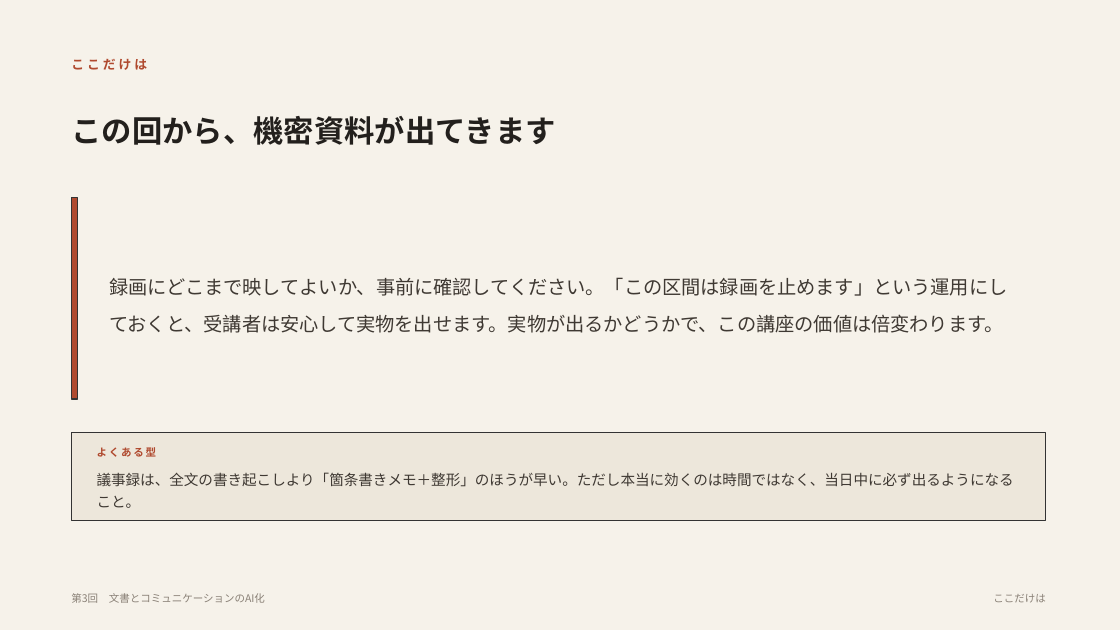
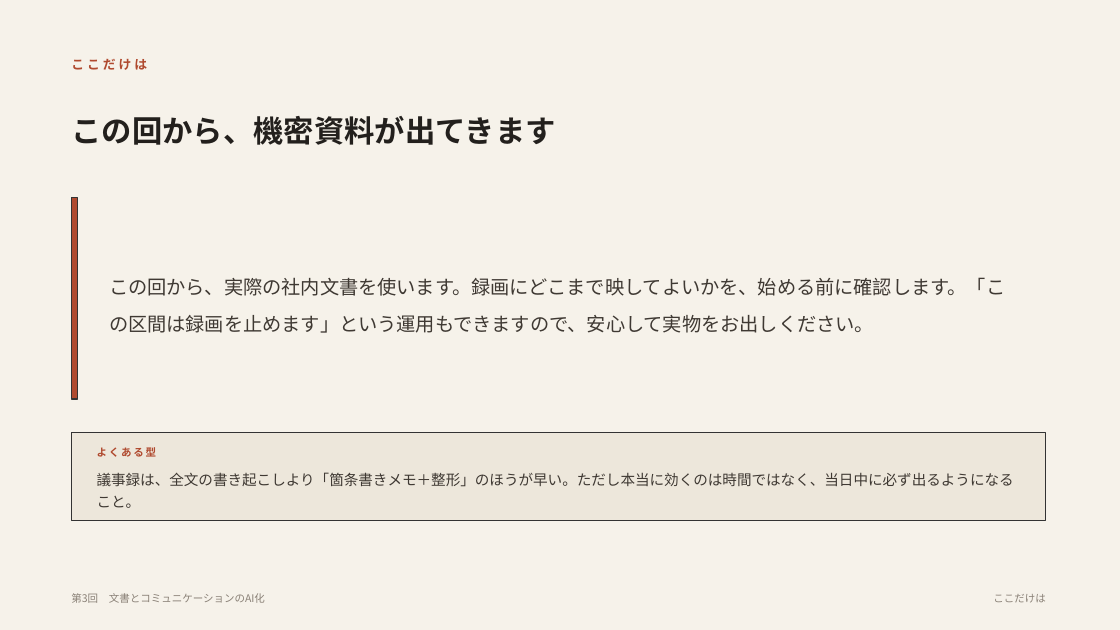
Before and after one commit to yusuke-aoki-bit/founders-ai-program, a slide deck: slide 13 of slides/pptx/第03回_文書とコミュニケーションのAI化.pptx. Drawn at 1120x630 pixels with LibreOffice and Linux fonts; fonts in the diff are those of the drawing. Boxes give left, top, right and bottom in pixels: in the first picture for what was removed or moved away, otherwise in the second. Text is boxed around its words. In the diff, an @@ line names an element or a change of style, - is before the commit and + after.

```diff
--- a/slides/pptx/第03回_文書とコミュニケーションのAI化.pptx
+++ b/slides/pptx/第03回_文書とコミュニケーションのAI化.pptx
@@ text at (109, 277, 1005, 333): text changed @@
-録画にどこまで映してよいか、事前に確認してください。「この区間は録画を止めます」という運用にしておくと、受講者は安心して実物を出せます。実物が出るかどうかで、この講座の価値は倍変わります。
+この回から、実際の社内文書を使います。録画にどこまで映してよいかを、始める前に確認します。「この区間は録画を止めます」という運用もできますので、安心して実物をお出しください。
```
Also in this commit, not shown: 4 other slides changed.
